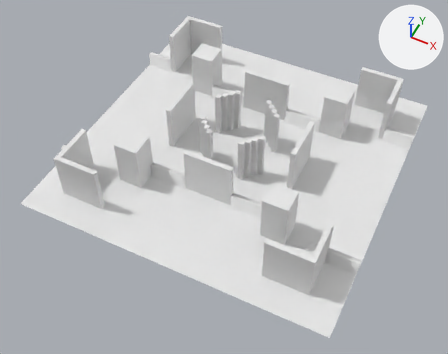
A saved change to the OBJ model CosmicCapture/models/bigArenaRed.obj.
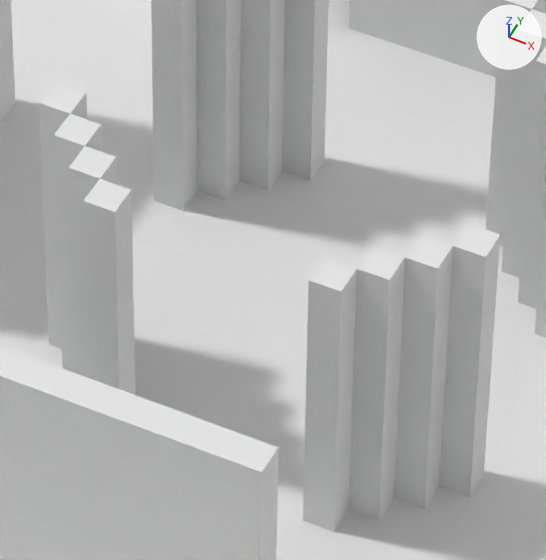
Old and new are each drawn whole from a camera (50 mm lens) standing at (735.0, -1605.0, 1811.0) and looking at (2.0, -139.0, -21.0) and again close up on the part from 43% to 61% of the width and 29% to 52% of the height. Arrows for +X, +Y and +Z are at upper right; the lights stay in place. Where no turn or scale is listed for an object, it has been applied to the vertices.
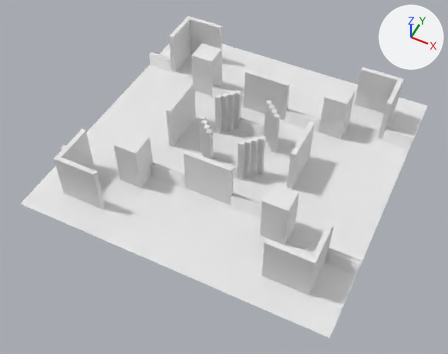
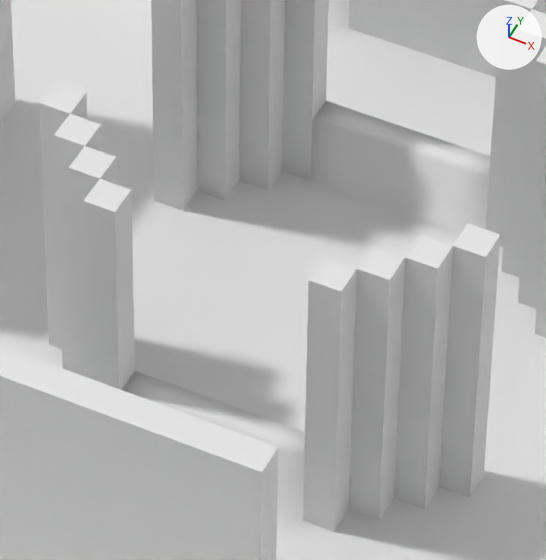
Commit message: new arenas

What differs and where, as boxes (x1, y1, x2, y2) in the close-ups (546 x 560 px):
part 1 of me_plane_001, built on
    before: (277, 161, 486, 520)
    after: (122, 101, 490, 520)

The change, as a diff of the scene's bpy script:
```diff
--- a/CosmicCapture/models/bigArenaRed.obj.py
+++ b/CosmicCapture/models/bigArenaRed.obj.py
@@ me_plane_001 @@
 # used by ob_plane_001; location = (0.0, 0.0, 0.0)
-me_plane_001.from_pydata(...)  # 4717 vertices, 4600 faces; spans x -617.0..617.0, y -617.0..617.0, z -5.0..187.0
+me_plane_001.from_pydata(...)  # 4745 vertices, 4628 faces; spans x -617.0..617.0, y -617.0..617.0, z -5.0..187.0
+# me_plane_001 part 1
+# 12 faces are deleted
+# 28 new vertices lie (0.0, 0.0, 50.0) away from vertices in x -58.0..58.0, y -135.0..135.0, z -5.0
+# 40 new faces join them
 me_plane_001.materials.append(mat_none)
```
